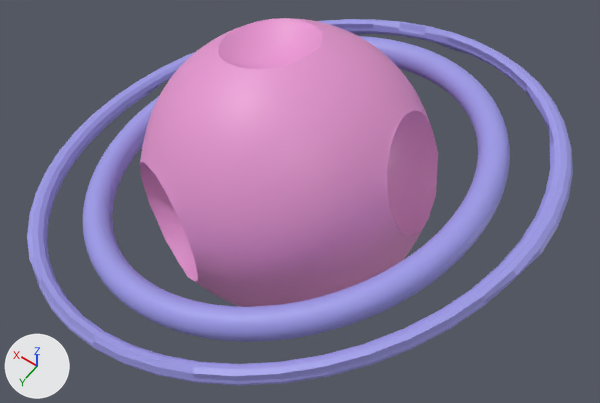
Before and after pictures for a commit that changed the glTF model blender/PlanetThree.glb.
Rendered twice from a camera (50 mm lens) standing at (-2.19, 2.94, 4.31) and looking at (-0.16, 0.1, -0.15). The axes (+X, +Y, +Z) are drawn at lower left. The lights are the same throughout. Where no turn or scale is listed for an object, it has been applied to the vertices.
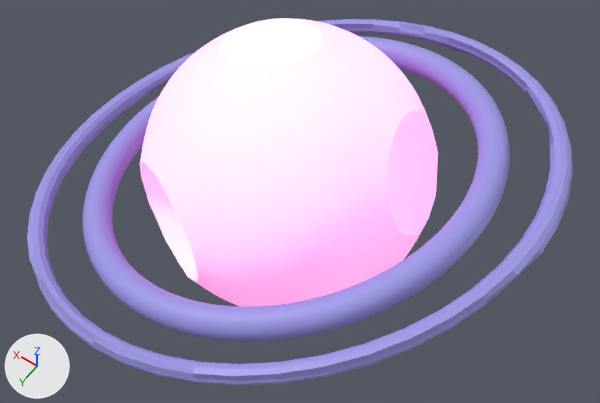
Changed parts and their boxes (x1, y1, x2, y2) in the pictures (600 x 403 px):
'Sphere', recoloured, surface changed: (140, 18, 438, 307) in both

The change, as a list of edits to the scene's bpy script:
```text
Change mat_material_001:
    mat_material_001.base_color: (0.8, 0.308, 0.64) -> (1.0, 1.0, 1.0)  # pink #e797d1 -> white #ffffff
    add mat_material_001.emission_strength = 1.0
    mat_material_001.roughness: 0.5 -> 1.0
    mat_material_001.metallic: 0.0 -> 1.0
    add mat_material_001.emission_color = (0.799, 0.101, 0.511)  # pink #e759bd
```
